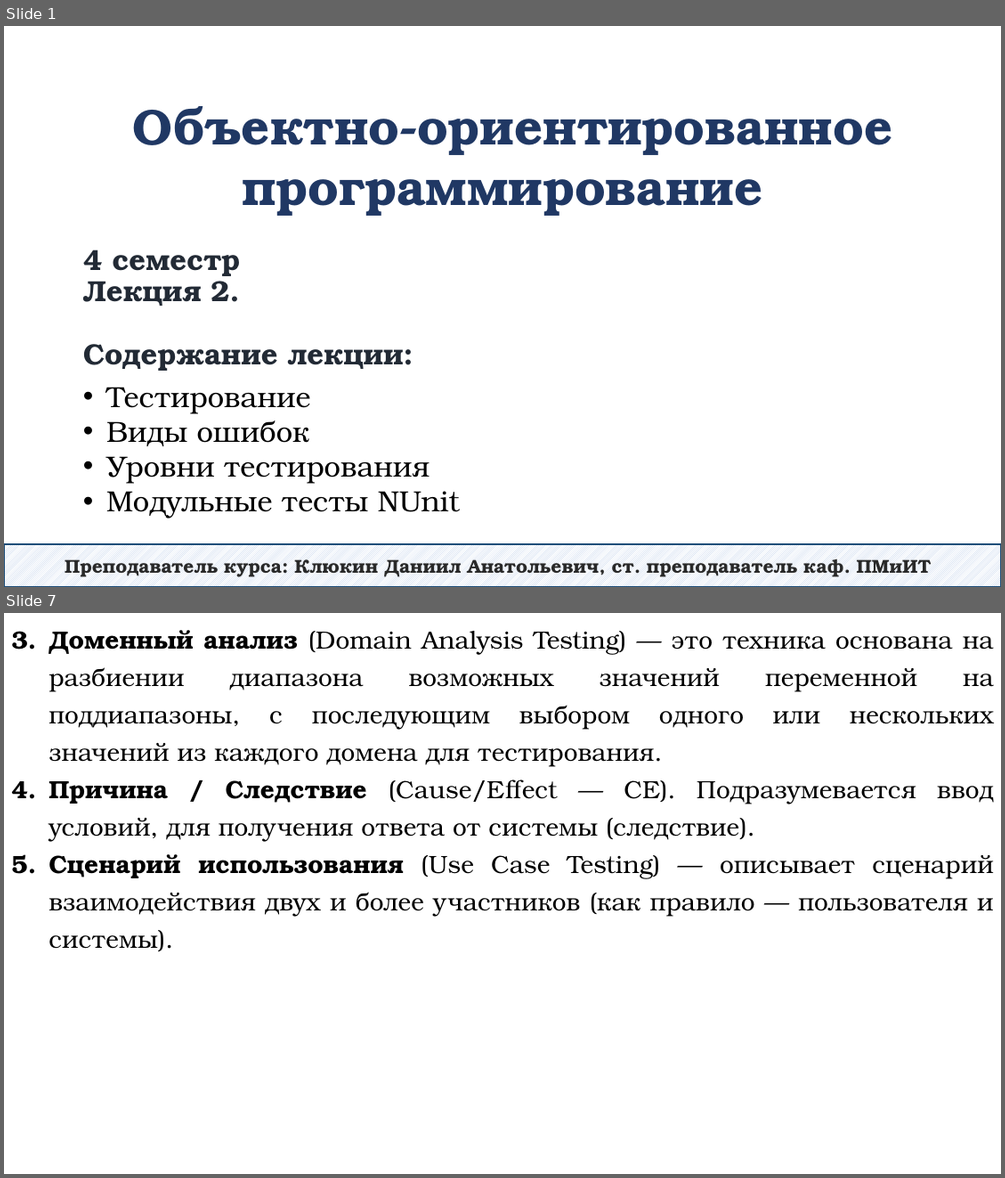
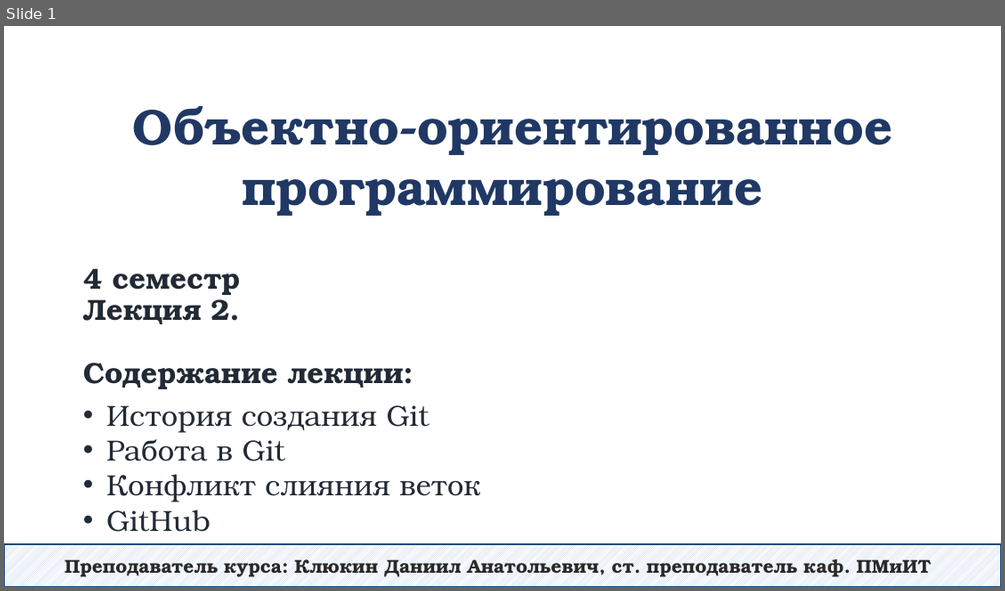
Before and after one commit to DaniilKlyukin/OOP-4, a slide deck: Лекции/ООП 1 лек 2.pptx. Shown one above the other, each under a label of ours: slides 1 and 7 before the commit, slide 1 after it; the slides between them are not shown. The pictures are 1005x1178 and 1005x591 pixels, drawn with LibreOffice and Linux fonts; fonts in the diff are those of the drawing. Boxes give left, top, right and bottom in pixels: in the first picture for what was removed or moved away, otherwise in the second. Text is boxed around its words. In the diff, an @@ line names an element or a change of style, - is before the commit and + after.

```diff
--- a/Лекции/ООП 1 лек 2.pptx
+++ b/Лекции/ООП 1 лек 2.pptx
@@ slide 7 removed at (x1=4, y1=613, x2=1001, y2=1174), background #FFFFFF @@
@@ text removed at (x1=48, y1=630, x2=994, y2=949) @@
-3. Доменный анализ (Domain Analysis Testing) — это техника основана на разбиении диапазона возможных значений переменной на поддиапазоны, с последующим выбором одного или нескольких значений из каждого домена для тестирования.
-4. Причина / Следствие (Cause/Effect — CE). Подразумевается ввод условий, для получения ответа от системы (следствие).
-5. Сценарий использования (Use Case Testing) — описывает сценарий взаимодействия двух и более участников (как правило — пользователя и системы).
@@ slide 1 changed as well @@
@@ title "4 семестр Лекция 2. Содержание ..." moved from (x1=83, y1=249, x2=404, y2=370) to (x1=83, y1=268, x2=404, y2=389) @@
@@ text at (x1=106, y1=405, x2=480, y2=532): text changed; text colour #000000 to #222A35 @@
-• Тестирование
-• Виды ошибок
-• Уровни тестирования
-• Модульные тесты NUnit
+• История создания Git
+• Работа в Git
+• Конфликт слияния веток
+• GitHub
```
Also in this commit, not shown: 53 slides added, 25 other slides removed, 4 other files.
